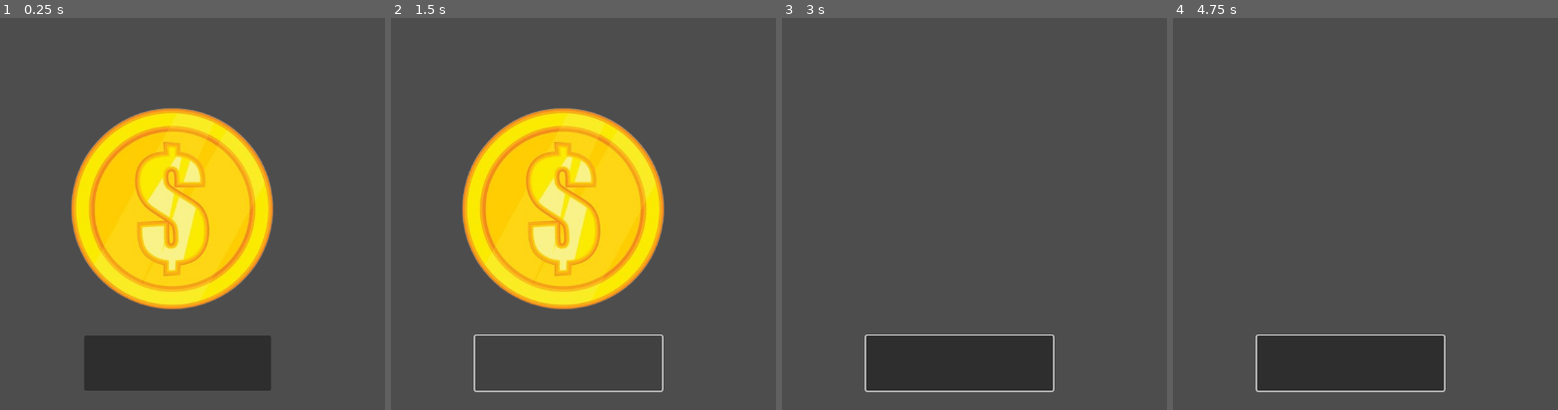
Above: before the commit, frames 1-4 (left to right).
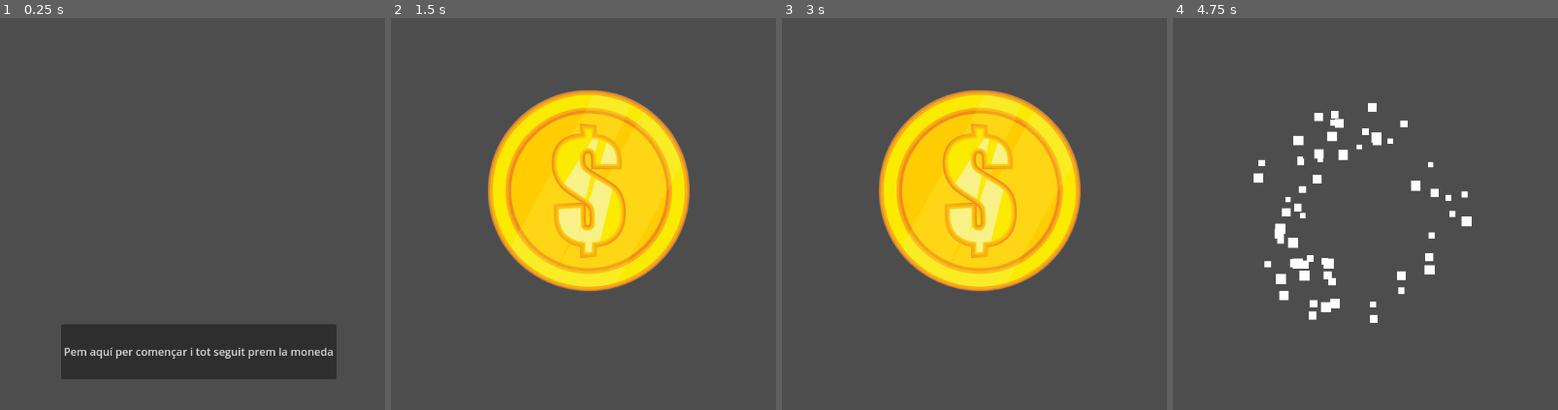
Above: after the commit, the same moments.

Repository: hgrnjkhg/entrega3
Game: Godot game, scene res://moneda explota.tscn
The game is run twice, just before and just after one commit, with the same random seed, the same clock (stepped at 60 frames per second) and the same inputs. The project has no main scene, so this scene is started directly.
Inputs (mouse positions are in pixels of both pictures, inside the frame that each line leads up to; where the layout moved, square brackets give the same spot in the first picture):
- Up to frame 1 (0.25 s): no input
- Up to frame 2 (1.5 s): click (591, 351) [568, 362] at 0.5 s; click (568, 362) at 1.27 s
- Up to frame 3 (3 s): click (959, 362) at 2.02 s; tap Enter (ui_accept) at 2.75, 2.85 s; move the mouse to (1140, 194) at 2.77 s; click (1140, 194) at 2.92 s
- Up to frame 4 (4.75 s): tap Enter (ui_accept) at 3.02, 3.32, 3.5, 3.6, 3.77, 4.07, 4.25, 4.35 s; move the mouse to (1203, 237) at 3.52 s; click (1203, 237) at 3.67 s; move the mouse to (1438, 119) at 4.27 s; click (1438, 119) at 4.42 s

The runs differ from the first frame. In frame 1, 28% of the frame differs, in the area x 15-88%, y 22-96%; in frame 2, 18%; in frame 3, 28%, in the area x 21-78%, y 18-96%; in frame 4, 9.9%.
Error before the commit: Invalid assignment of property or key 'mouse_filter' with value of type 'int' on a base object of type 'null instance'. (res://moneda.gd:31)

Commit message:
funciona
boto apareix i despareix, la moneda fa soroll i explota a la vegada

Diff:
--- a/entrega3/moneda explota.tscn
+++ b/entrega3/moneda explota.tscn
@@ -1,21 +1,28 @@
 [gd_scene load_steps=5 format=3 uid="uid://cedf6tvshh6qt"]
 
 [ext_resource type="Texture2D" uid="uid://bmd3xqc3bmonv" path="res://moneda.png" id="1_mx0dt"]
-[ext_resource type="Script" uid="uid://mkbwbp4bey6c" path="res://moneda.gd" id="2_i4dq7"]
-[ext_resource type="PackedScene" uid="uid://rcenq2c8b30j" path="res://explosio.tscn" id="3_i4dq7"]
+[ext_resource type="Script" uid="uid://dmsjkgjhpx2xm" path="res://moneda_explota.gd" id="1_ta33o"]
 [ext_resource type="AudioStream" uid="uid://dv80pyjimv4lq" path="res://coin-recieved-230517.mp3" id="4_a0kxe"]
 
+[sub_resource type="RectangleShape2D" id="RectangleShape2D_i4dq7"]
+size = Vector2(304.5, 266)
+
 [node name="Node2D" type="Node2D"]
+script = ExtResource("1_ta33o")
 
 [node name="so" type="AudioStreamPlayer2D" parent="."]
-position = Vector2(553, 315)
+position = Vector2(593, 288)
 stream = ExtResource("4_a0kxe")
 
-[node name="Moneda" type="Sprite2D" parent="."]
-position = Vector2(553, 315)
+[node name="MonedaArea" type="Area2D" parent="."]
+
+[node name="Moneda" type="Sprite2D" parent="MonedaArea"]
+position = Vector2(591, 288)
 texture = ExtResource("1_mx0dt")
-script = ExtResource("2_i4dq7")
-explosio = ExtResource("3_i4dq7")
+
+[node name="CollisionShape2D" type="CollisionShape2D" parent="MonedaArea"]
+position = Vector2(586.25, 291)
+shape = SubResource("RectangleShape2D_i4dq7")
 
 [node name="Control" type="Control" parent="."]
 layout_mode = 3
@@ -25,9 +32,12 @@
 
 [node name="Button" type="Button" parent="Control"]
 layout_mode = 0
-offset_left = 422.0
-offset_top = 504.0
-offset_right = 700.0
-offset_bottom = 586.0
+offset_left = 388.0
+offset_top = 487.0
+offset_right = 797.0
+offset_bottom = 569.0
+text = "Pem aquí per començar i tot seguit prem la moneda"
 
-[connection signal="pressed" from="Control/Button" to="Moneda" method="_on_button_pressed"]
+[connection signal="input_event" from="MonedaArea" to="." method="_on_moneda_area_input_event"]
+[connection signal="pressed" from="Control/Button" to="." method="_on_button_pressed"]
+[connection signal="pressed" from="Control/Button" to="MonedaArea/Moneda" method="_on_button_pressed"]
--- a/entrega3/moneda.gd
+++ /dev/null
@@ -1,32 +0,0 @@
-extends Sprite2D
-
-@export var explosio : PackedScene
-
-var explotant = false
-
-func _process(delta: float) -> void:
-	if Input.is_action_just_pressed("ui_accept") and not explotant:
-		kill()
-#func _ready() -> void:
-	#await get_tree().create_timer(1.0).timeout
-	#kill()
-func kill():
-	explotant = true
-	visible = false
-
-	$so.play()
-
-	if explosio:
-		var instancia = explosio.instantiate()
-		instancia.global_position = global_position
-		get_tree().current_scene.add_child(instancia)
-	await get_tree().create_timer(1.0).timeout
-	visible = true
-	explotant = false
-
-	queue_free()
-
-
-func _on_button_pressed() -> void:
-	$Moneda.mouse_filter = Control.MOUSE_FILTER_STOP
-	$Control/Button.visible = false
--- /dev/null
+++ b/entrega3/moneda_explota.gd
@@ -0,0 +1,39 @@
+extends Node2D
+
+@onready var moneda_area = $MonedaArea
+@onready var boto = $Control/Button
+@onready var so = $so
+@onready var explosio = preload("res://explosio.tscn")
+
+var explotant = false
+var boto_usat = false
+
+func _ready():
+	moneda_area.visible = false  # Amaguem la moneda al principi
+	boto.visible = true          # Mostrem el botó
+
+func _on_button_pressed() -> void:
+	moneda_area.visible = true
+	boto.visible = false
+	explotant = false  # Permet fer clic després
+	boto_usat = true
+
+func _on_moneda_area_input_event(viewport, event, shape_idx):
+	if event is InputEventMouseButton and event.pressed and not explotant:
+		explode()
+
+func explode():
+	explotant = true
+	moneda_area.visible = false
+	so.play()
+
+
+	var instancia = explosio.instantiate()
+	instancia.global_position = moneda_area.global_position
+	get_tree().current_scene.add_child(instancia)
+
+	await get_tree().create_timer(0.5).timeout  # espera que acabi
+
+	moneda_area.visible = true
+	boto.visible = false
+	explotant = false
Not shown, added: entrega3/moneda_explota.gd.uid
